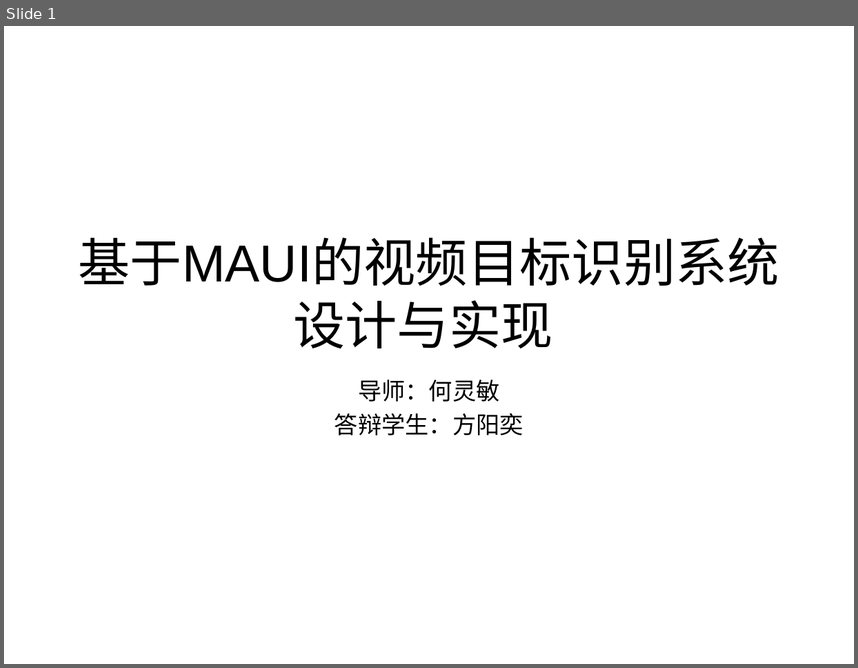
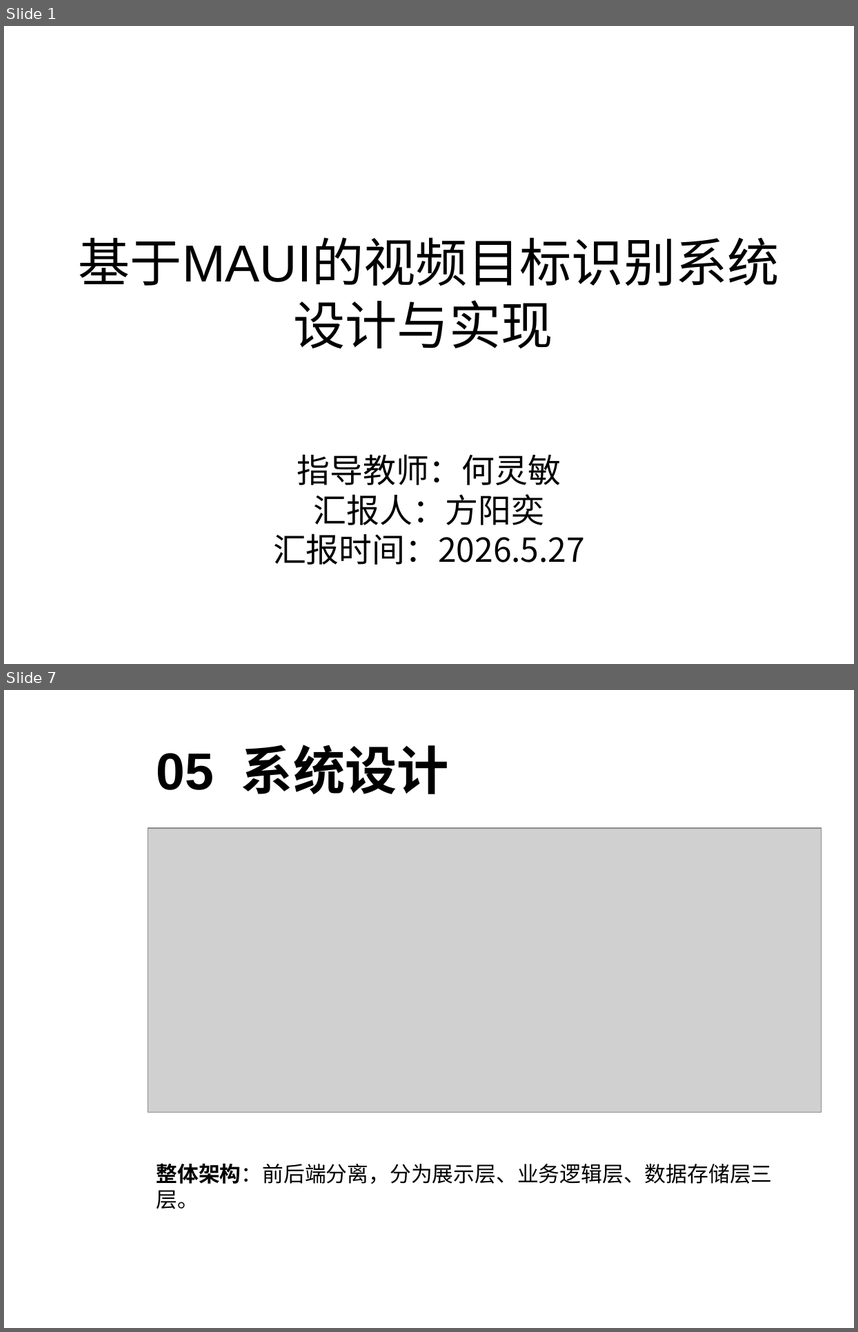
Before and after one commit to sanwan0104/maui_yolo_v1, a slide deck: 汇报.ppt. Shown one above the other, each under a label of ours: slide 1 before the commit, slides 1 and 7 after it; the slides between them are not shown. The pictures are 858x668 and 858x1332 pixels, drawn with LibreOffice and Linux fonts; fonts in the diff are those of the drawing; grey boxes stand for pictures; background and template pictures are left out. Boxes give left, top, right and bottom in pixels: in the first picture for what was removed or moved away, otherwise in the second. Text is boxed around its words. In the diff, an @@ line names an element or a change of style, - is before the commit and + after.

```diff
--- a/汇报.ppt
+++ b/汇报.ppt
@@ slide 7 added at [4,690,854,1328], background picture (left out) @@
@@ title added at [156,745,449,794], 44 pt, text #000000, bold @@
+05 系统设计
@@ picture added at [148,828,821,1112] @@
@@ text added at [156,1163,773,1209], 18 pt, text #000000 @@
+整体架构：前后端分离，分为展示层、业务逻辑层、数据存储层三层。
@@ slide 1 changed as well @@
@@ text at [273,454,585,564]: text changed; size 20 to 28 pt; font Arial to Noto Sans CJK SC @@
-导师：何灵敏
-答辩学生：方阳奕
+指导教师：何灵敏
+汇报人：方阳奕
+汇报时间：2026.5.27
```
Also in this commit, not shown: 6 other slides added, 1 slide removed, 1 other file.
